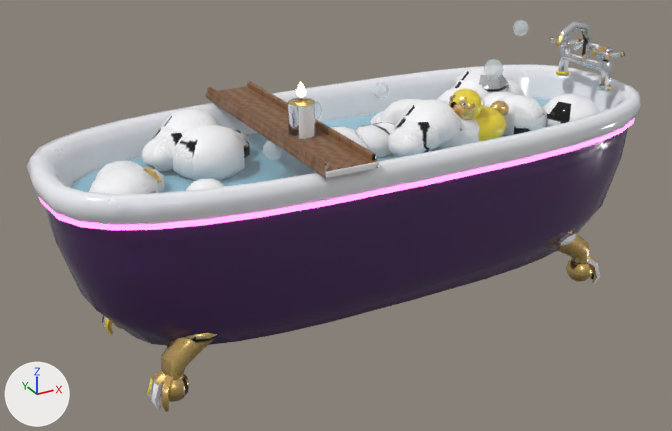
The glTF model assets/models/bathtub.glb as it was, and as the next commit left it.
One viewpoint serves both versions: a camera (50 mm lens) standing at (-4.01, -6.76, 4.35) and looking at (-0.28, 0.02, 0.96). Every picture has the same lights, and +X, +Y and +Z are marked at lower left. The picture after the commit comes second. Where no turn or scale is listed for an object, it has been applied to the vertices. Vertices at exactly the same position are counted once.

Before the edit, the objects in view are built like this:
```python
ob_body = bpy.data.objects.new('body', me_shell)
ob_body.location = (0.0, 0.0, 0.0)
ob_sphere_032 = bpy.data.objects.new('Sphere.032', me_sphere_032)
ob_sphere_032.location = (-1.45, 0.45, 1.801)
ob_sphere_034 = bpy.data.objects.new('Sphere.034', me_sphere_034)
ob_sphere_034.location = (0.3, -0.4, 1.777)
ob_sphere_038 = bpy.data.objects.new('Sphere.038', me_sphere_038)
ob_sphere_038.location = (1.65, 0.5, 1.777)
ob_sphere_040 = bpy.data.objects.new('Sphere.040', me_sphere_040)
ob_sphere_040.location = (-0.997, -0.215, 1.789)
ob_sphere_043 = bpy.data.objects.new('Sphere.043', me_sphere_043)
ob_sphere_043.location = (1.081, -0.383, 2.239)
ob_sphere_046 = bpy.data.objects.new('Sphere.046', me_sphere_046)
ob_sphere_046.location = (0.78, -0.401, 1.953)
# also in view: 'Sphere.035' at (0.45, -0.35, 1.83); 'Sphere.030' at (-1.75, 0.35, 1.7); 'Sphere.045' at (0.95, -0.35, 1.72); 'Sphere.033' at (0.15, -0.45, 1.73)
```
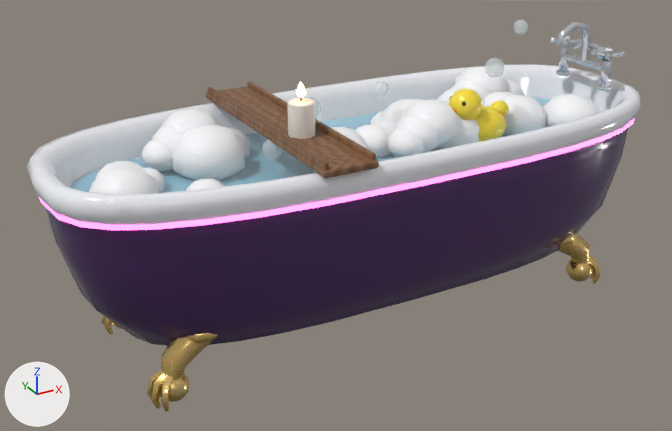
Where the newer file only moved an object's origin or applied its transform, the numbers keep the older frame.

What differs and where, as boxes (x1, y1, x2, y2) in the pictures (672 x 431 px):
'Sphere.043', moved
    before: (484, 59, 504, 79)
    after: (485, 57, 505, 77)
'Sphere.040', moved
    before: (262, 140, 284, 161)
    after: (262, 139, 283, 159)
part 1 of me_shell, surface changed
    both: (102, 29, 626, 409)
part 2 of me_sphere_034, surface changed (grey to white)
    both: (394, 117, 433, 153)
part 3 of me_sphere_038, surface changed (grey to white)
    both: (455, 67, 509, 94)
part 4 of me_sphere_046, surface changed
    both: (449, 88, 477, 120)

The edits, one by one:
me_shell has 3588 vertices, 6822 faces and spans x -2.88..2.88, y -1.18..1.18, z -0.01..2.46.
me_shell is used by ob_body; location (0.0, 0.0, 0.0).
me_shell part 1: 4305 kept faces spanning x -2.82..2.64, y -1.18..1.18, z -0.01..2.42 get new texture (UV) coordinates.
me_sphere_034 has 34 vertices, 64 faces and spans x -0.219..0.219, y -0.219..0.219, z -0.172..0.172.
me_sphere_034 is used by ob_sphere_034; location (0.3, -0.4, 1.777).
me_sphere_034 part 2: 44 kept faces spanning x -0.219..0.219, y -0.219..0.219, z -0.14..0.14 get new texture (UV) coordinates.
me_sphere_038 has 34 vertices, 64 faces and spans x -0.266..0.266, y -0.266..0.266, z -0.21..0.21.
me_sphere_038 is used by ob_sphere_038; location (1.65, 0.5, 1.777).
me_sphere_038 part 3: 64 kept faces spanning x -0.266..0.266, y -0.266..0.266, z -0.21..0.21 get new texture (UV) coordinates.
me_sphere_046 has 86 vertices, 168 faces and spans x -0.15..0.15, y -0.15..0.15, z -0.15..0.15.
me_sphere_046 is used by ob_sphere_046; location (0.78, -0.401, 1.953).
me_sphere_046 part 4: 128 kept faces spanning x -0.15..0.139, y -0.15..0.15, z -0.15..0.15 get new texture (UV) coordinates.
Object 'Sphere.040' (ob_sphere_040) moves from (-0.997, -0.215, 1.789) to (-0.999, -0.215, 1.8).
Object 'Sphere.043' (ob_sphere_043) moves from (1.081, -0.383, 2.239) to (1.09, -0.383, 2.25).
